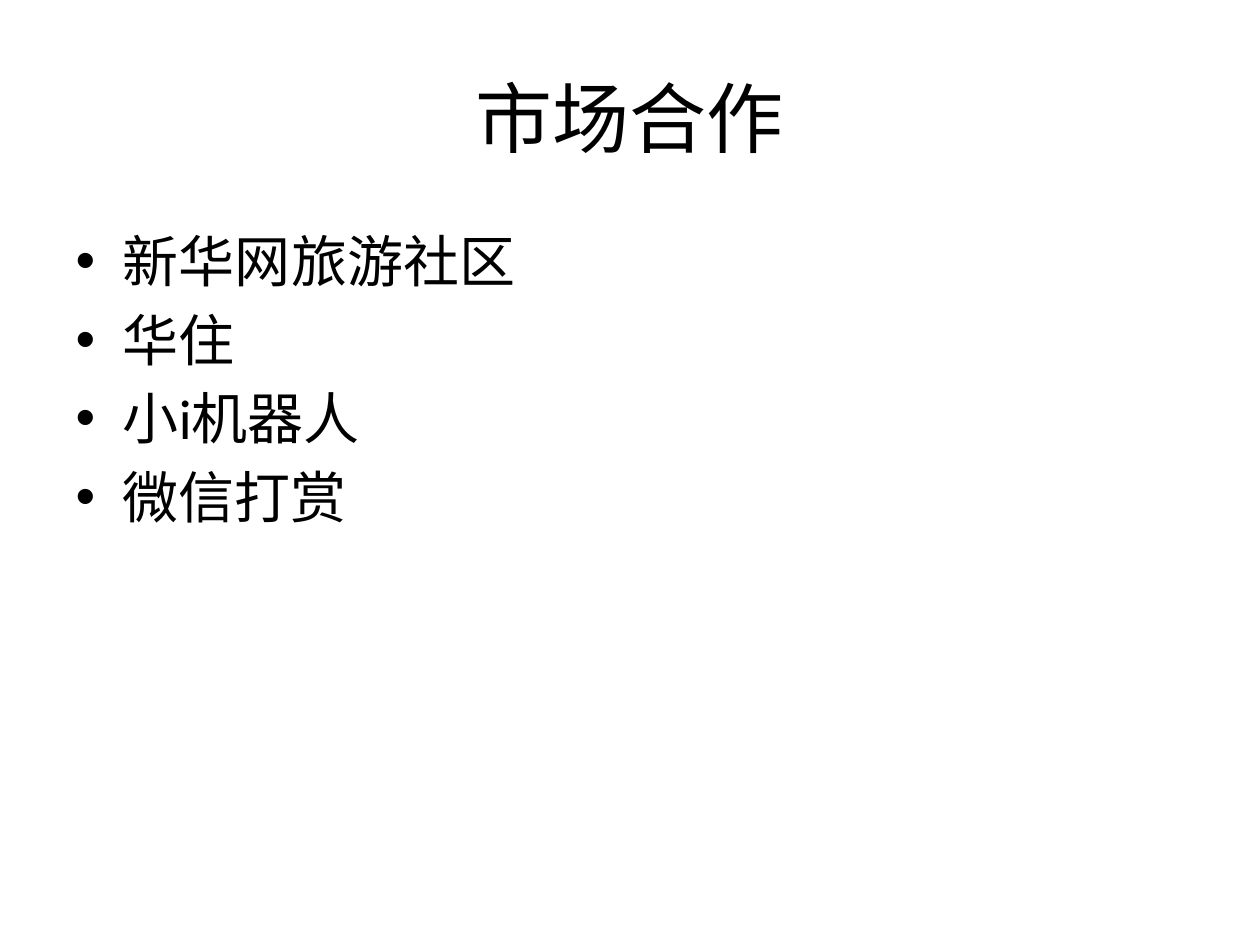
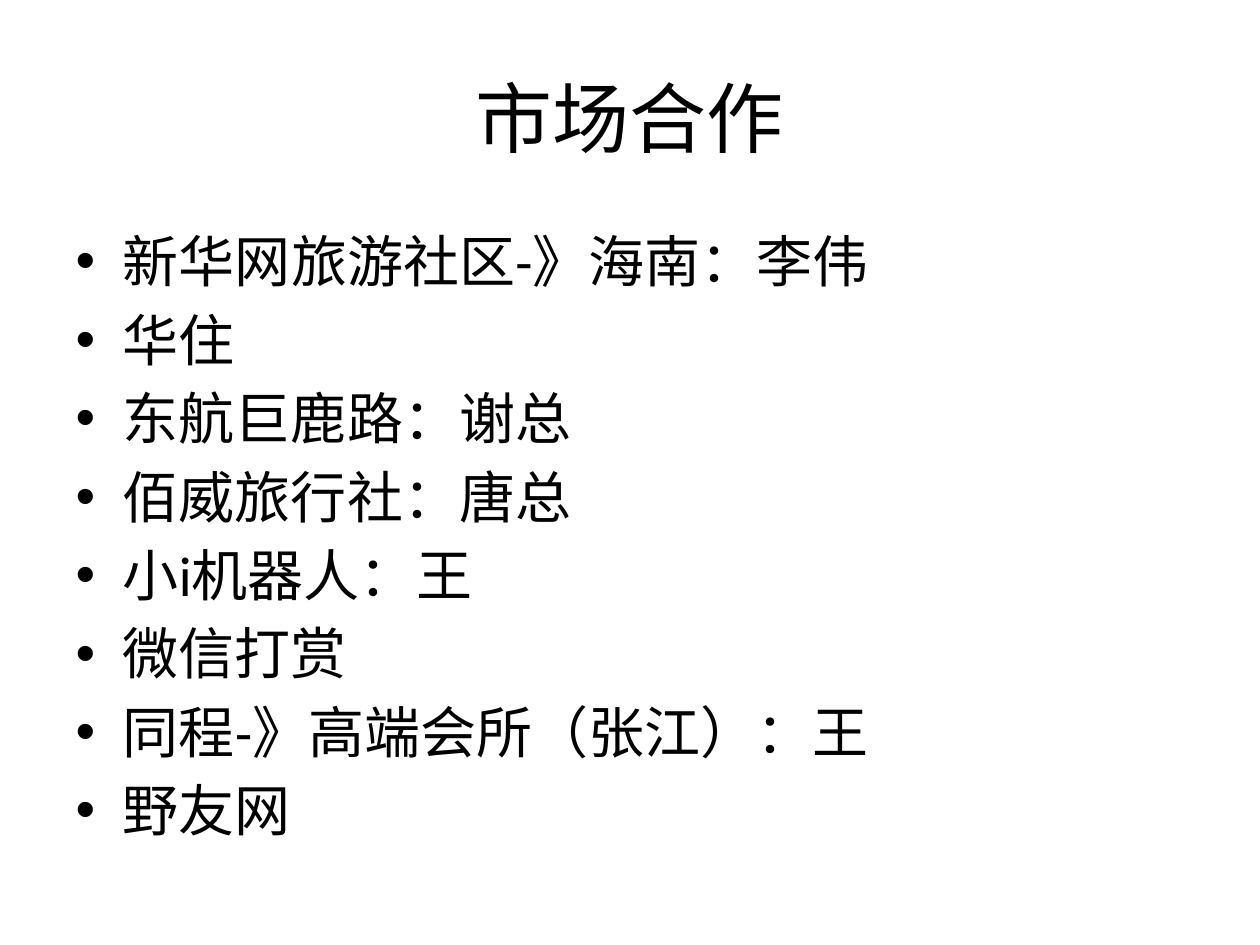
Before and after one commit to Yourtour/yt, a slide deck: slide 26 of yourtour/documents/business/YourTour BP 2.0.pptx (slide 24 before the commit). Drawn at 1260x945 pixels with LibreOffice and Linux fonts; fonts in the diff are those of the drawing. Boxes give left, top, right and bottom in pixels: in the first picture for what was removed or moved away, otherwise in the second. Text is boxed around its words. In the diff, an @@ line names an element or a change of style, - is before the commit and + after.

```diff
--- a/yourtour/documents/business/YourTour BP 2.0.pptx
+++ b/yourtour/documents/business/YourTour BP 2.0.pptx
@@ text at <box>123,234,869,287</box>: text changed @@
-• 新华网旅游社区
+• 新华网旅游社区-》海南：李伟
@@ text at <box>123,391,571,601</box>: text changed @@
-• 小i机器人
+• 东航巨鹿路：谢总
+• 佰威旅行社：唐总
+• 小i机器人：王
@@ text at <box>123,705,869,836</box>: paragraphs added @@
+• 同程-》高端会所（张江）：王
+• 野友网
```
Also in this commit, not shown: 12 other slides changed, 3 slides added, 2 other files.
